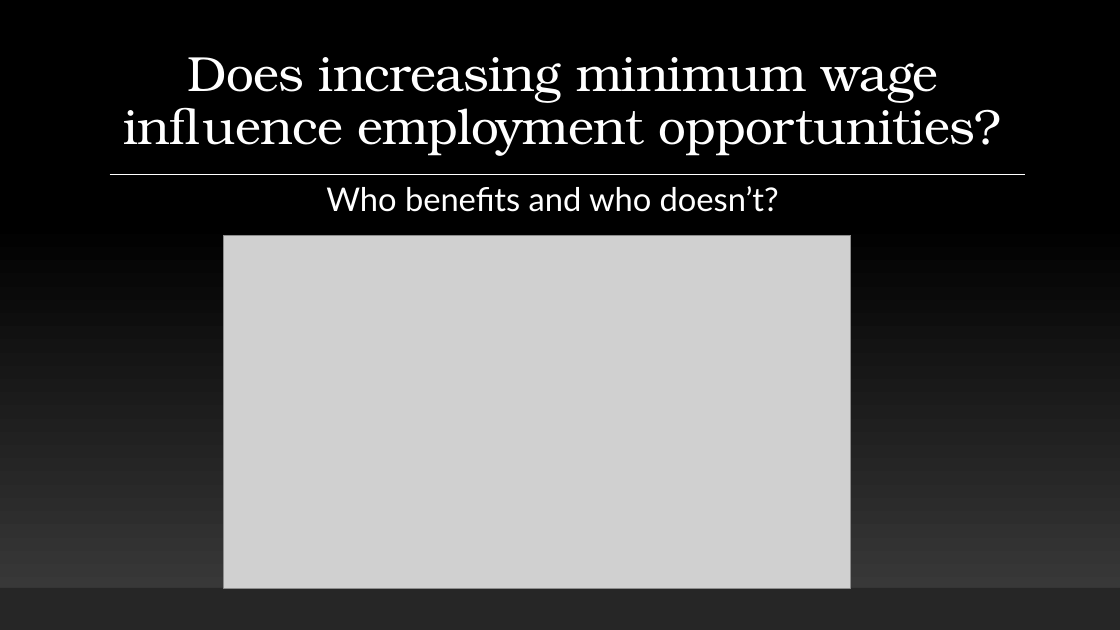
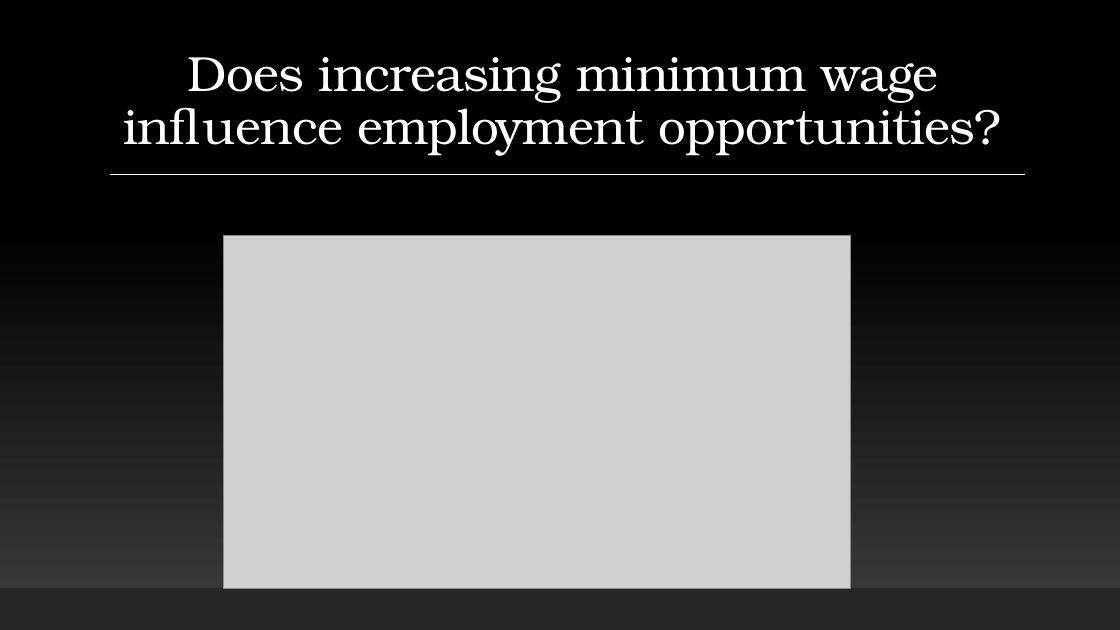
Before and after one commit to devindubin/ProjectOne, a slide deck: slide 4 of Project Presentation.pptx (slide 5 before the commit). Drawn at 1120x630 pixels with LibreOffice and Linux fonts; fonts in the diff are those of the drawing; grey boxes stand for pictures. Boxes give left, top, right and bottom in pixels: in the first picture for what was removed or moved away, otherwise in the second. Text is boxed around its words. In the diff, an @@ line names an element or a change of style, - is before the commit and + after.

```diff
--- a/Project Presentation.pptx
+++ b/Project Presentation.pptx
@@ text removed at (326, 186, 779, 212) @@
-Who benefits and who doesn’t?
```
Also in this commit, not shown: 2 other slides changed, 6 slides added, 1 slide removed, 1 other file.
